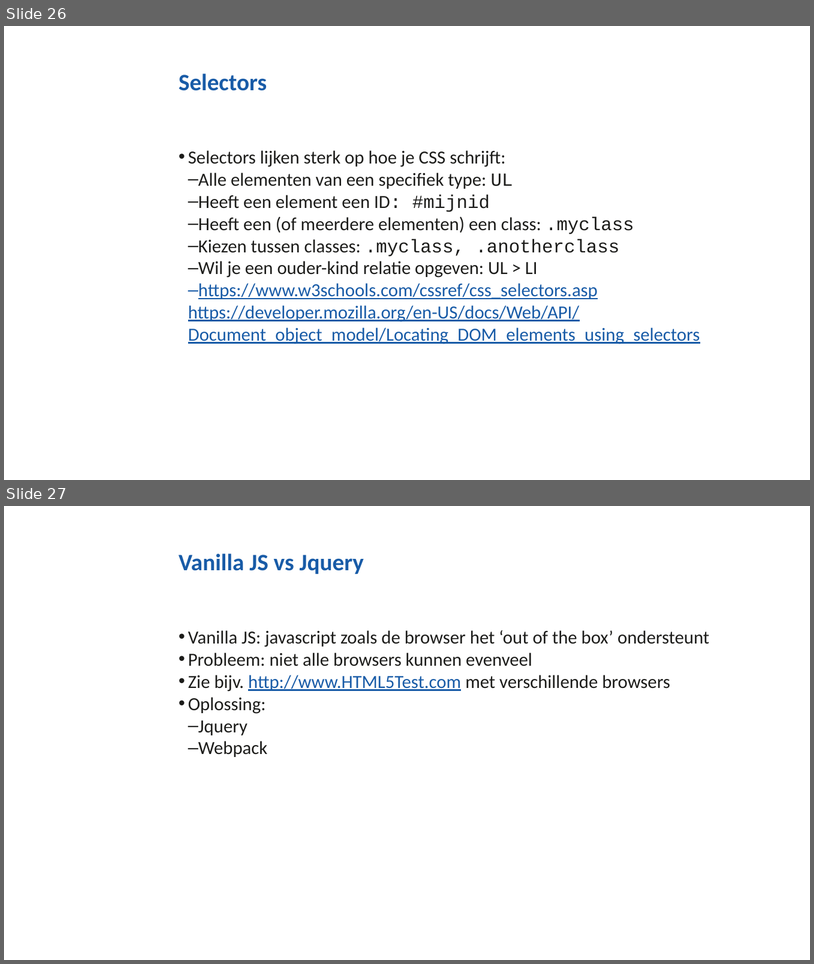
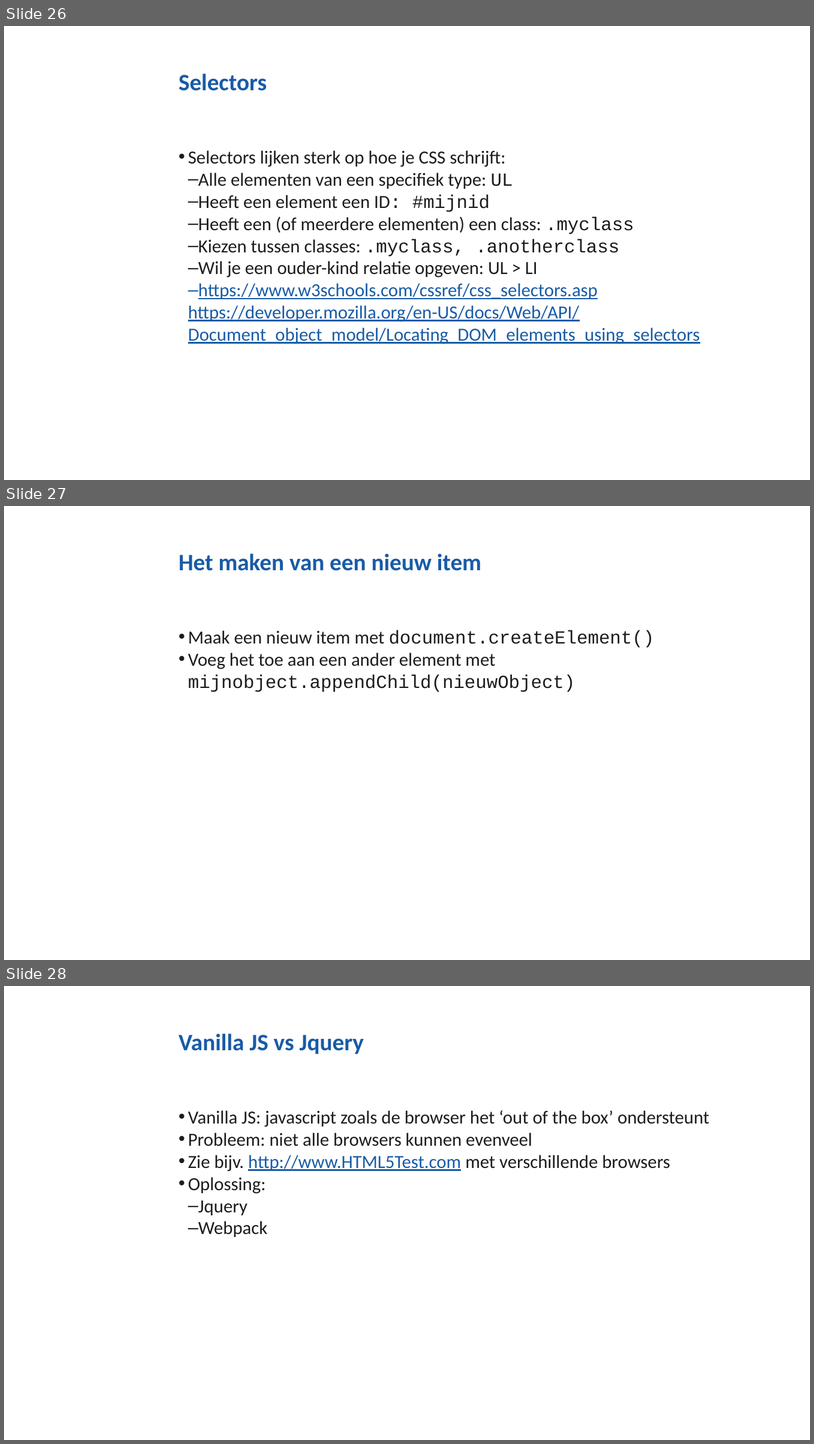
Before and after one commit to NHLStenden/Flex-WebDevelopment-FrontEndDevelopment, a slide deck: Presentatie/Front-End Development.pptx. Shown one above the other, each under a label of ours: slides 26 and 27 before the commit, slides 26, 27 and 28 after it. The pictures are 814x964 and 814x1444 pixels, drawn with LibreOffice and Linux fonts; fonts in the diff are those of the drawing; background and template pictures are left out. Boxes give left, top, right and bottom in pixels: in the first picture for what was removed or moved away, otherwise in the second. Text is boxed around its words. In the diff, an @@ line names an element or a change of style, - is before the commit and + after.

Commit message:
updated PowerPoint for createElement and querySelectors

```diff
--- a/Presentatie/Front-End Development.pptx
+++ b/Presentatie/Front-End Development.pptx
@@ slide 27 added at box(4, 506, 810, 960), background #FFFFFF @@
@@ title added at box(179, 553, 482, 571), 28 pt, text #185BA7, bold @@
+Het maken van een nieuw item
@@ text added at box(188, 630, 655, 692), 22 pt, text #1C1C1A @@
+• Maak een nieuw item met document.createElement()
+• Voeg het toe aan een ander element met mijnobject.appendChild(nieuwObject)
@@ what was slide 27 is now slide 28 @@
```
Also in this commit, not shown: 1 slide changed.
